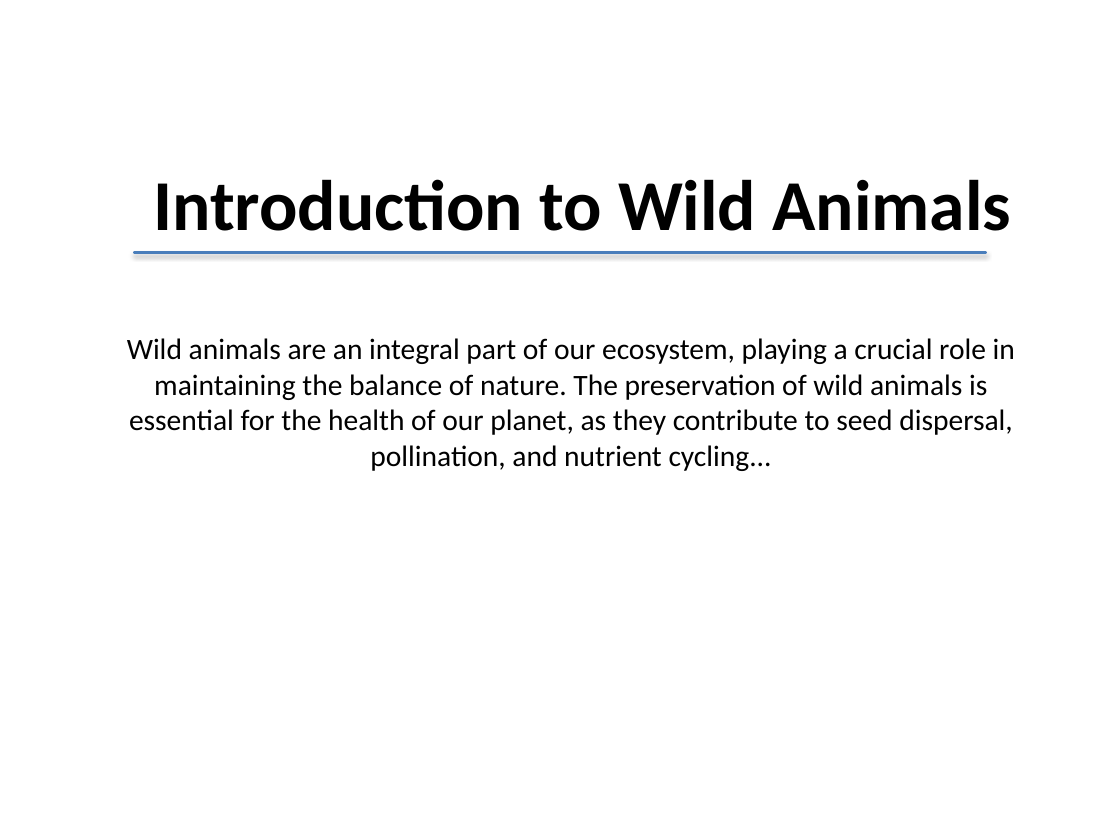
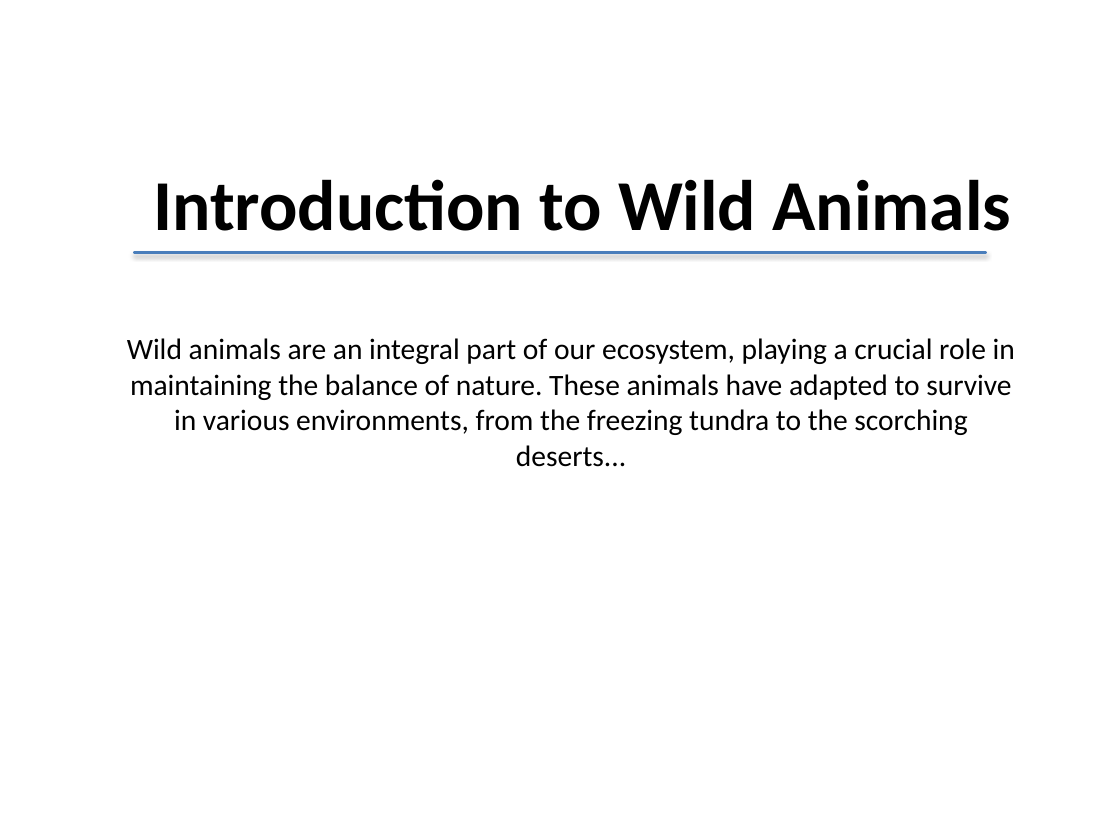
Before and after one commit to samith-debug/AI_PPTX_Generator, a slide deck: slide 1 of generated_ppt/wild_animals.pptx. Drawn at 1120x840 pixels with LibreOffice and Linux fonts; fonts in the diff are those of the drawing. Boxes give left, top, right and bottom in pixels: in the first picture for what was removed or moved away, otherwise in the second. Text is boxed around its words. In the diff, an @@ line names an element or a change of style, - is before the commit and + after.

```diff
--- a/generated_ppt/wild_animals.pptx
+++ b/generated_ppt/wild_animals.pptx
@@ text at [127, 338, 1015, 467]: text changed @@
-Wild animals are an integral part of our ecosystem, playing a crucial role in maintaining the balance of nature. The preservation of wild animals is essential for the health of our planet, as they contribute to seed dispersal, pollination, and nutrient cycling...
+Wild animals are an integral part of our ecosystem, playing a crucial role in maintaining the balance of nature. These animals have adapted to survive in various environments, from the freezing tundra to the scorching deserts...
```
Also in this commit, not shown: 6 other slides changed, 8 slides added, 5 other files.
